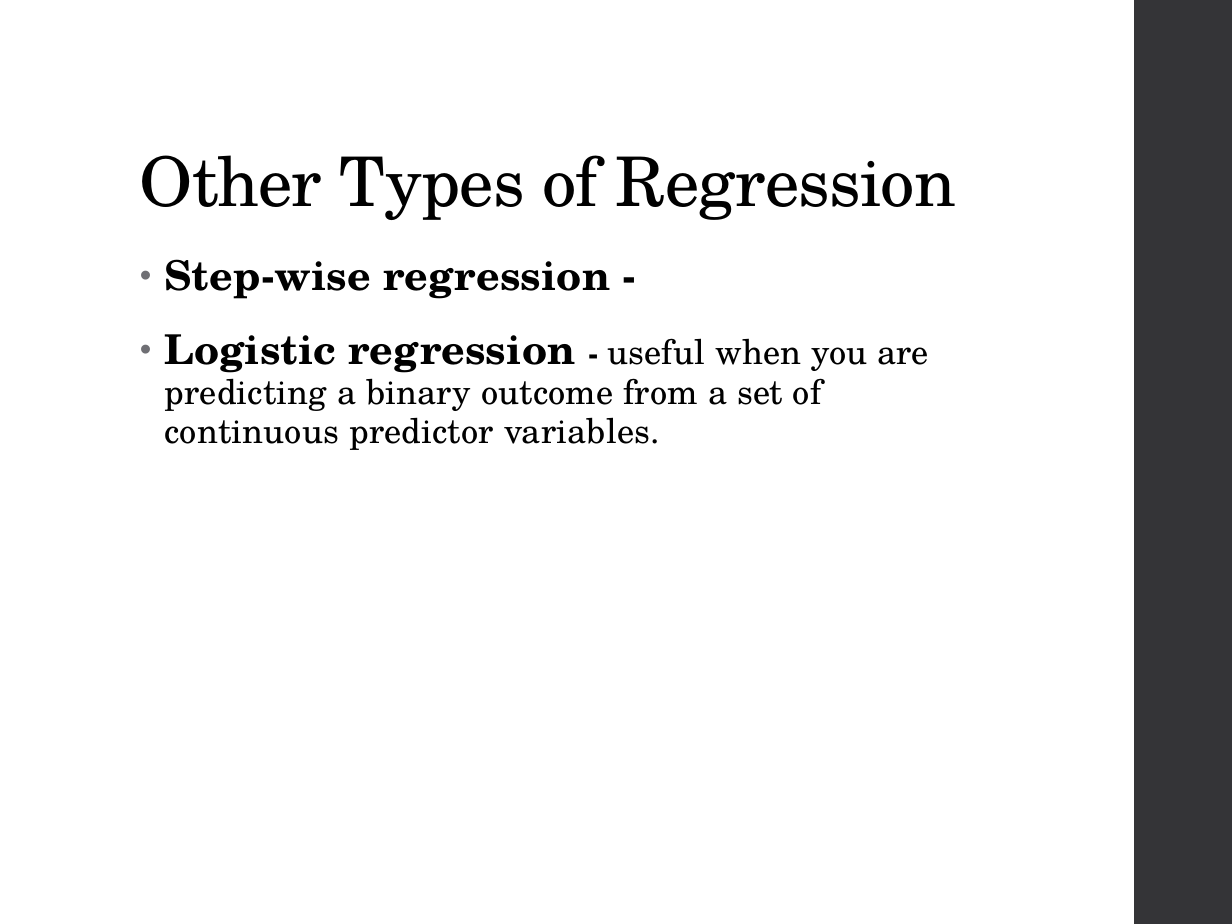
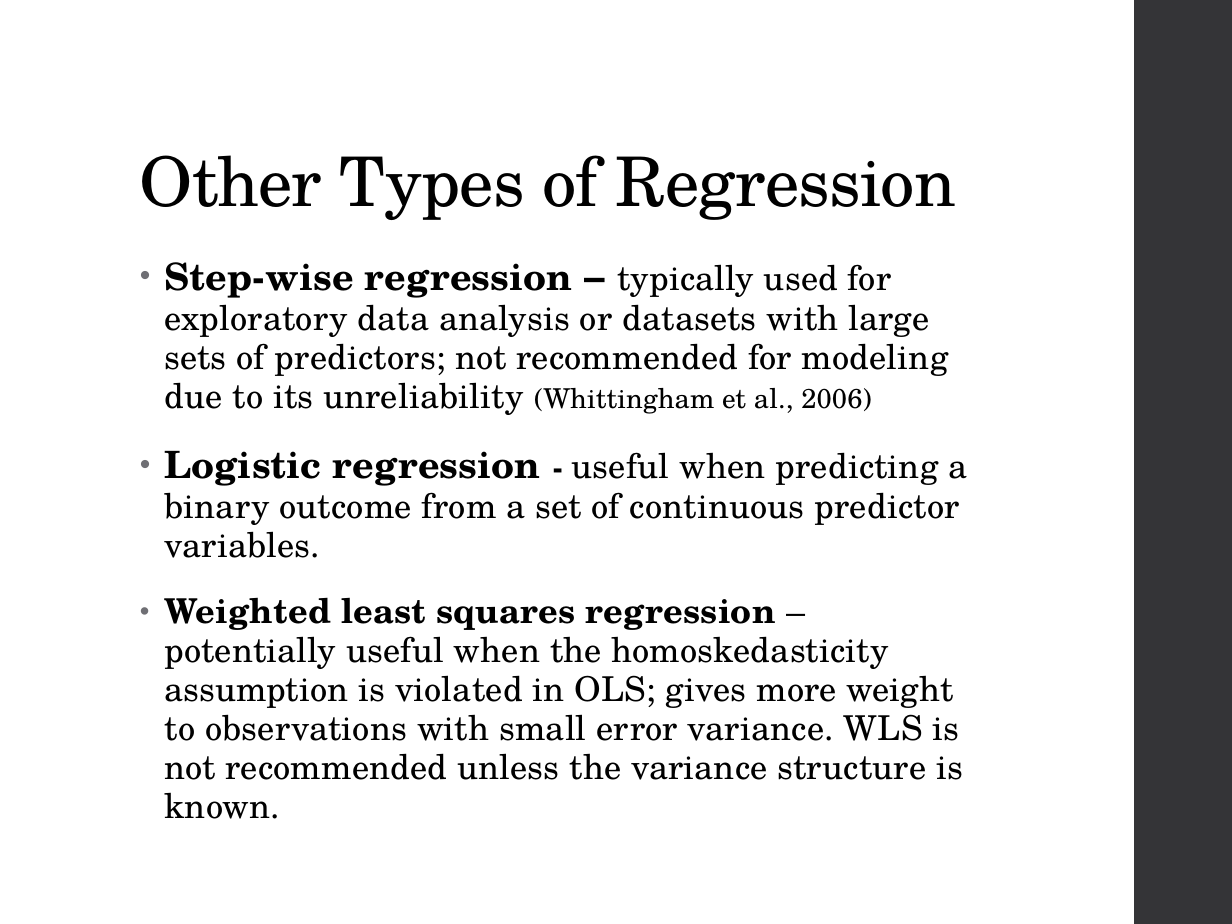
Before and after one commit to ncss-tech/stats_for_soil_survey, a slide deck: slide 24 of presentations/linear_regression/Linear_regression.pptx. Drawn at 1232x924 pixels with LibreOffice and Linux fonts; fonts in the diff are those of the drawing. Boxes give left, top, right and bottom in pixels: in the first picture for what was removed or moved away, otherwise in the second. Text is boxed around its words. In the diff, an @@ line names an element or a change of style, - is before the commit and + after.

Commit message:
adding content to linear regression ppt

```diff
--- a/presentations/linear_regression/Linear_regression.pptx
+++ b/presentations/linear_regression/Linear_regression.pptx
@@ text at box(164, 262, 967, 819): text changed @@
-• Step-wise regression -
-• Logistic regression - useful when you are predicting a binary outcome from a set of continuous predictor variables.
+• Step-wise regression – typically used for exploratory data analysis or datasets with large sets of predictors; not recommended for modeling due to its unreliability (Whittingham et al., 2006)
+• Logistic regression - useful when predicting a binary outcome from a set of continuous predictor variables.
+• Weighted least squares regression – potentially useful when the homoskedasticity assumption is violated in OLS; gives more weight to observations with small error variance. WLS is not recommended unless the variance structure is known.
```
Also in this commit, not shown: 2 other slides changed.
